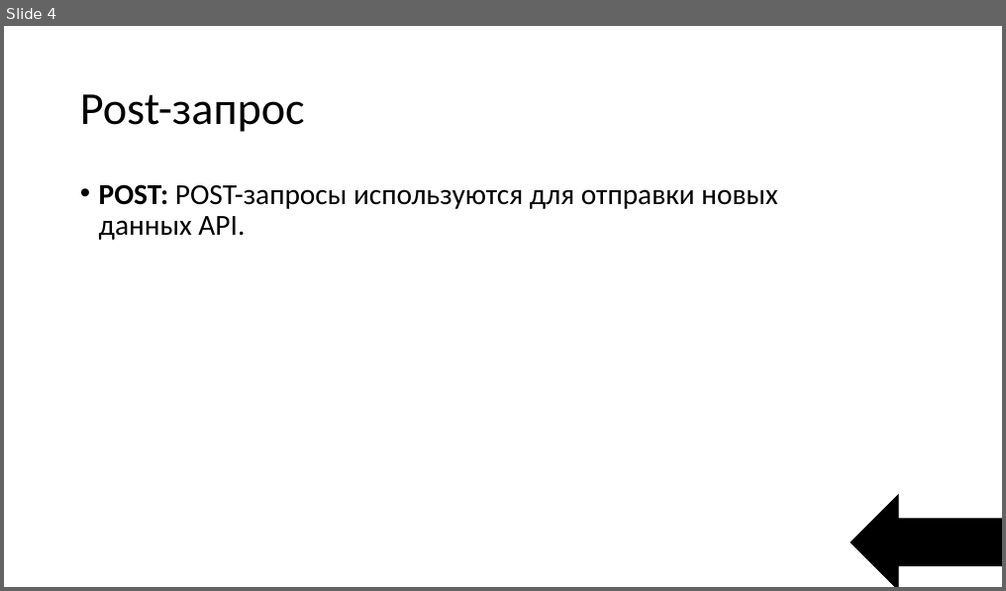
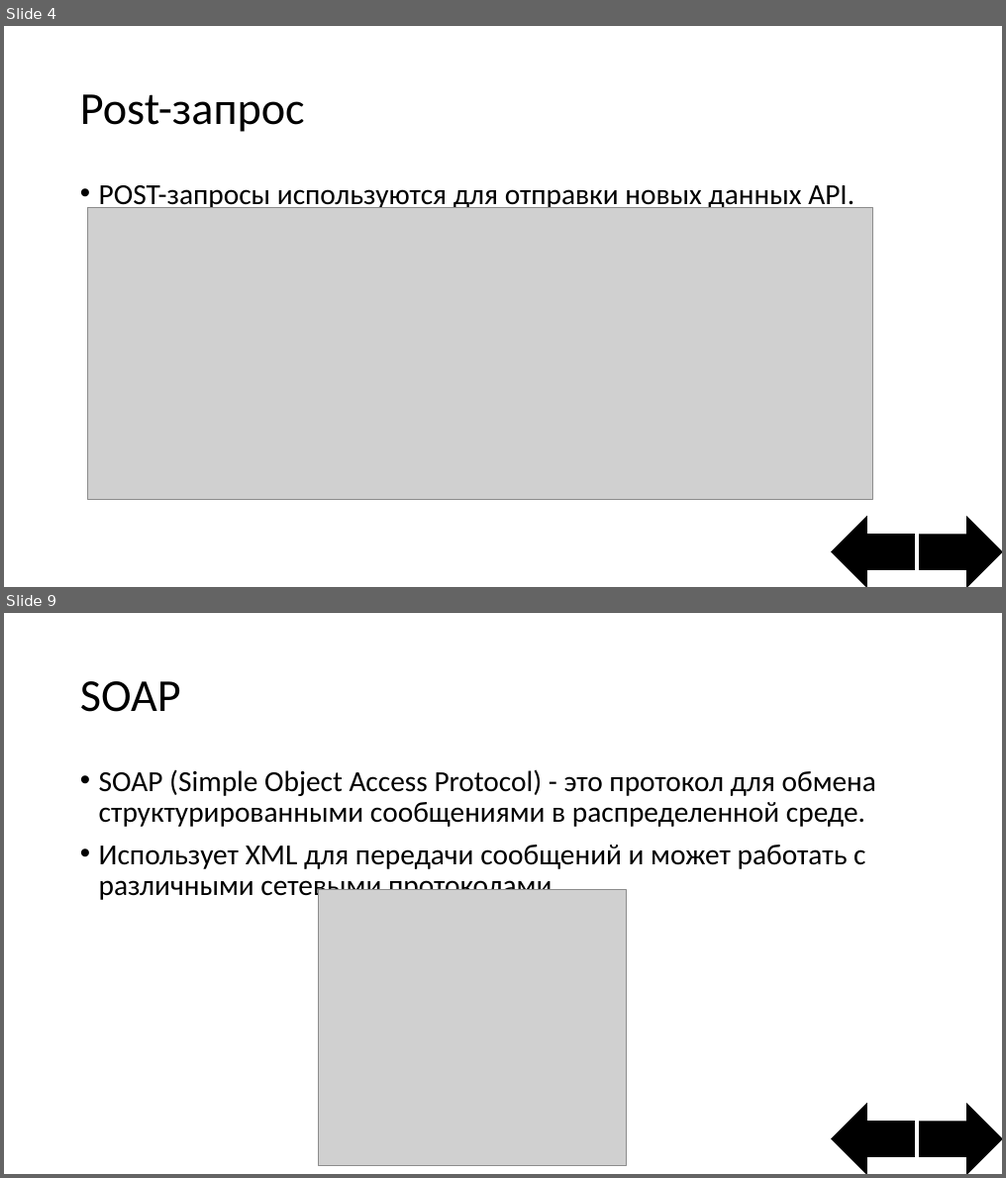
Before and after one commit to StepaN132/Game, a slide deck: Интерактивная игра.pptx. Shown one above the other, each under a label of ours: slide 4 before the commit, slides 4 and 9 after it; the slides between them are not shown. The pictures are 1006x591 and 1006x1178 pixels, drawn with LibreOffice and Linux fonts; fonts in the diff are those of the drawing; grey boxes stand for pictures. Boxes give left, top, right and bottom in pixels: in the first picture for what was removed or moved away, otherwise in the second. Text is boxed around its words. In the diff, an @@ line names an element or a change of style, - is before the commit and + after.

```diff
--- a/Интерактивная игра.pptx
+++ b/Интерактивная игра.pptx
@@ slide 9 added at box(4, 613, 1002, 1174), background #FFFFFF @@
@@ title added at box(80, 681, 181, 712), 44 pt, text #000000 @@
+SOAP
@@ text added at box(99, 769, 876, 903), 28 pt, text #000000 @@
+• SOAP (Simple Object Access Protocol) - это протокол для обмена структурированными сообщениями в распределенной среде.
+• Использует XML для передачи сообщений и может работать с различными сетевыми протоколами.
@@ picture added at box(319, 889, 626, 1165) @@
@@ left arrow added at box(832, 1104, 915, 1174), fill #000000, outline #000000 1 pt @@
@@ left arrow added at box(920, 1104, 1002, 1174), fill #000000, outline #000000 1 pt @@
@@ slide 4 changed as well @@
@@ text at box(99, 185, 854, 211): text changed @@
-• POST: POST-запросы используются для отправки новых данных API.
+• POST-запросы используются для отправки новых данных API.
@@ picture added at box(88, 208, 873, 499) @@
@@ left arrow: place and size @@
-left arrow at box(850, 495, 1002, 587)
+left arrow at box(832, 517, 915, 587)
@@ left arrow added at box(920, 517, 1002, 587), fill #000000, outline #000000 1 pt @@
```
Also in this commit, not shown: 1 other slide changed, 12 other slides added, 8 slides removed.
